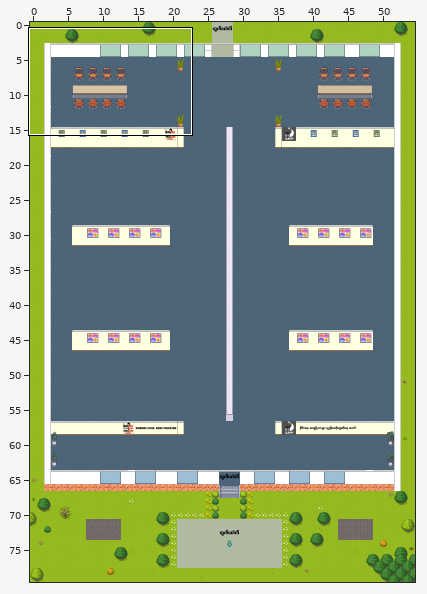
Level history. Tiled map (JSON): spring_museum/museum.tmj. Above, an overview of the earlier version with the close-up marked.
Close-up. Old version:
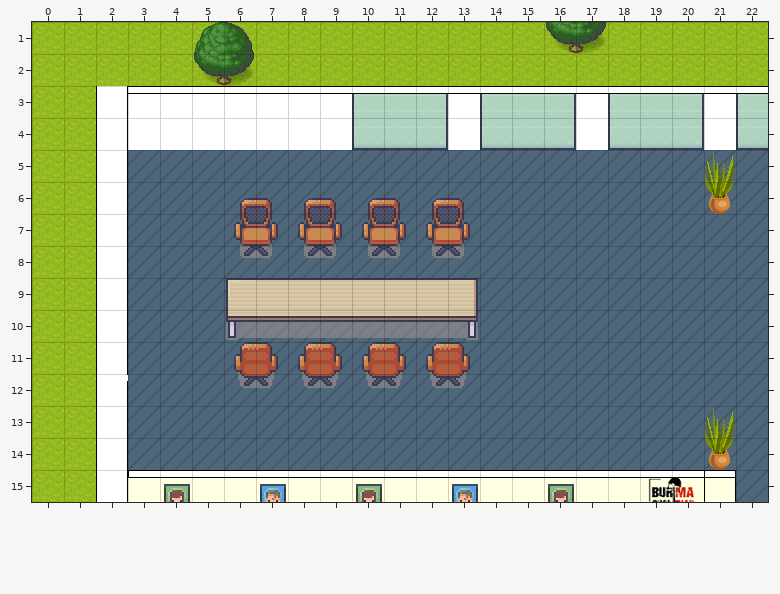
Cells are 32x32 px. Shown: x 0..22, y 1..15. The commit also changed other parts of the map, which this record leaves out.
Now the later version:
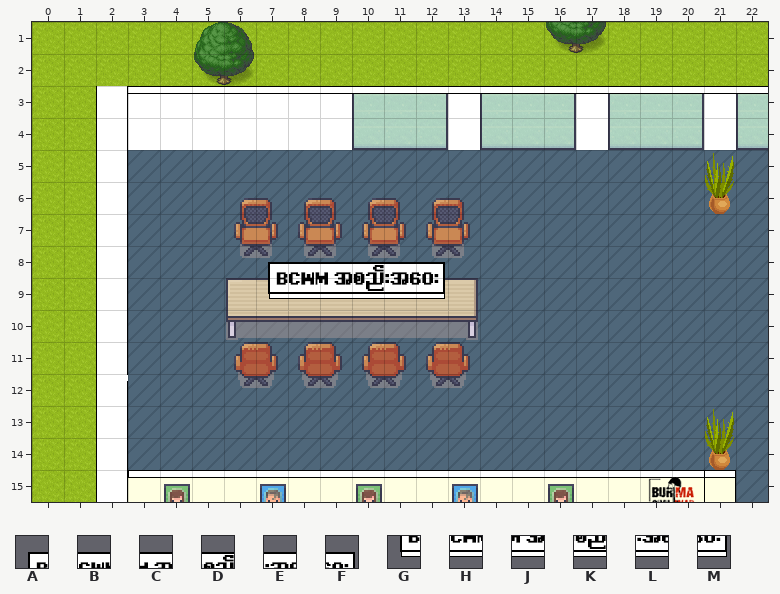
Key: from "Chunk 1": A 109, B 110, C 111, D 112, E 113, F 114, G 121, H 122, J 123, K 124, L 125, M 126.
_ is an empty cell.
The exact change:
Layer "furniture2":
The edit adds tile A in row 8 at x 7.
The edit adds tile B in row 8 at x 8.
The edit adds tile C in row 8 at x 9.
The edit adds tile D in row 8 at x 10.
The edit adds tile E in row 8 at x 11.
The edit adds tile F in row 8 at x 12.
The edit adds tile G in row 9 at x 7.
The edit adds tile H in row 9 at x 8.
The edit adds tile J in row 9 at x 9.
The edit adds tile K in row 9 at x 10.
The edit adds tile L in row 9 at x 11.
The edit adds tile M in row 9 at x 12.
Where, in picture pixels (left, top, right, bottom), the same in both close-ups:
added: (268, 262, 445, 299)
